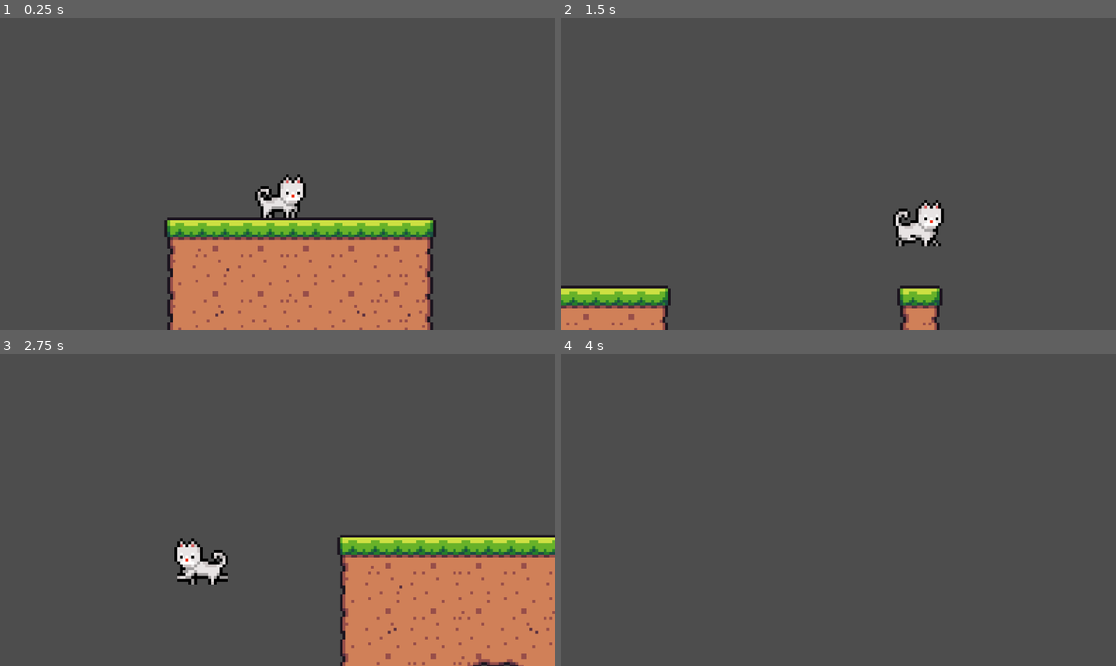
Above: before the commit, frames 1-4 (two rows, left to right).
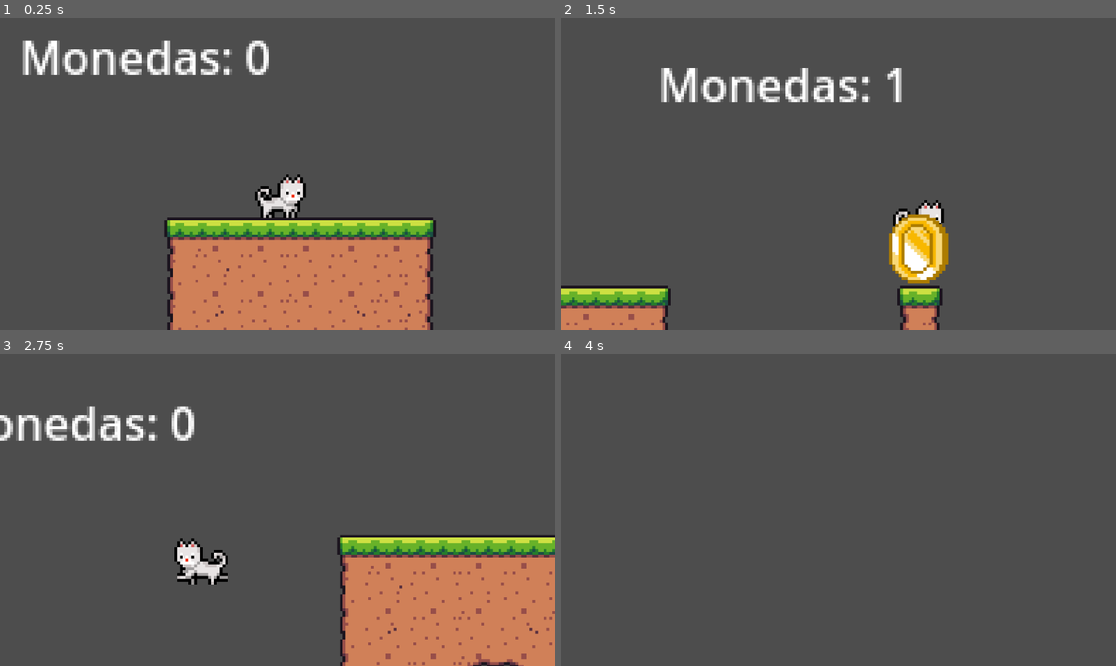
Above: after the commit, the same moments.

Repository: JorvisGS/Mayo_fio_erick_jorvis
Game: Godot game, scene res://Assests/mundos/pruebas/cajaarena.tscn
Two runs of this game, one before a commit and one after it. Both use one fixed random seed, a clock stepped at 60 frames per second and the inputs below. This scene is started directly instead of the project's main scene.
Inputs:
- Up to frame 1 (0.25 s): no input
- Up to frame 2 (1.5 s): hold D (derecha) from 0.53 s (still down); tap W (saltar) at 0.77 s
- Up to frame 3 (2.75 s): tap W (saltar) at 1.52 s; release D (derecha) at 2.03 s; hold A (izquierda) from 2.03 s (still down)
- Up to frame 4 (4 s): release A (izquierda) at 2.78 s; hold D (derecha) from 2.78 s (still down); tap W (saltar) at 3.02, 3.77 s

The runs differ from the first frame. In frame 1, 2.5% of the frame differs, in the area x 4-49%, y 7-19%; in frame 2, 4.4%, in the area x 18-70%, y 16-86%; in frame 3, 1.8%; in frame 4, nothing differs.

Commit message:
cambios monedas
cambios moneda

Diff:
--- a/Assests/GatoBlanco/gato.gd
+++ b/Assests/GatoBlanco/gato.gd
@@ -4,6 +4,12 @@
 @export var gravedad = 100
 @export var salto = 50
 @export var velocidad = 100
+@onready var moneda_label=$Label
+var coin_count = 0
+
+func _on_moneda_collected():
+	coin_count += 1
+	moneda_label.text="Monedas: "+ str(coin_count)
 
 
 #animaciones
@@ -52,3 +58,7 @@
 		quieto(true)
 
 	move_and_slide()
+
+
+func _on_area_2d_body_entered(body: Node2D) -> void:
+	pass # Replace with function body.
--- /dev/null
+++ b/Assests/monedas/moneda.gd
@@ -0,0 +1,16 @@
+extends Area2D
+# Called when the node enters the scene tree for the first time.
+
+signal collected
+
+func _ready():
+	connect("body_entered", _on_body_entered)
+
+func _on_body_entered(body):
+	if body.name == "CharacterBody2D":  # or check for group if you use groups
+		emit_signal("collected")
+		var tween = create_tween()
+		tween.tween_property(self, "position", position + Vector2(0, -30), 0.5)
+		tween.tween_property(self, "modulate:a", 0.0, 0.5)
+		tween.tween_callback(queue_free)
+		#queue_free()  # remove the coin
--- /dev/null
+++ b/Assests/monedas/moneda.tscn
@@ -0,0 +1,17 @@
+[gd_scene load_steps=4 format=3 uid="uid://cbc4hx7etsgip"]
+
+[ext_resource type="Texture2D" uid="uid://kiypp8jyuf4v" path="res://Assests/monedas/porfa.png" id="1_v3354"]
+[ext_resource type="Script" path="res://Assests/monedas/moneda.gd" id="2_jjkg8"]
+
+[sub_resource type="CircleShape2D" id="CircleShape2D_jquf5"]
+
+[node name="moneda" type="Area2D"]
+script = ExtResource("2_jjkg8")
+
+[node name="CollisionShape2D" type="CollisionShape2D" parent="."]
+scale = Vector2(1.5, 1.5)
+shape = SubResource("CircleShape2D_jquf5")
+
+[node name="Sprite2D" type="Sprite2D" parent="."]
+scale = Vector2(0.05, 0.05)
+texture = ExtResource("1_v3354")
--- a/Assests/mundos/pruebas/cajaarena.tscn
+++ b/Assests/mundos/pruebas/cajaarena.tscn
@@ -1,9 +1,10 @@
-[gd_scene load_steps=7 format=4 uid="uid://0lq3ywraog88"]
+[gd_scene load_steps=9 format=4 uid="uid://0lq3ywraog88"]
 
 [ext_resource type="Texture2D" uid="uid://dlqe1g8jivv2o" path="res://Assests/Terreno/normal/Terrain (16 x 16).png" id="1_ycbdb"]
 [ext_resource type="PackedScene" uid="uid://dad3gyq7o4s6e" path="res://Assests/GatoBlanco/Gato.tscn" id="2_78jwu"]
 [ext_resource type="PackedScene" uid="uid://cquxox3bwajai" path="res://Assests/enemigos/Slime/Slime_2d.tscn" id="3_5lg8y"]
 [ext_resource type="PackedScene" uid="uid://bgtmb42f6nbij" path="res://Assests/scenas/zona_muerte.tscn" id="4_bl8uy"]
+[ext_resource type="PackedScene" uid="uid://cbc4hx7etsgip" path="res://Assests/monedas/moneda.tscn" id="5_jtmfv"]
 
 [sub_resource type="TileSetAtlasSource" id="TileSetAtlasSource_khkvf"]
 texture = ExtResource("1_ycbdb")
@@ -306,6 +307,8 @@
 terrain_set_0/terrain_0/color = Color(0.695809, 0.146023, 1.92523e-07, 1)
 sources/0 = SubResource("TileSetAtlasSource_khkvf")
 
+[sub_resource type="LabelSettings" id="LabelSettings_7uwv6"]
+
 [node name="Node2D" type="Node2D"]
 
 [node name="TileMapLayer" type="TileMapLayer" parent="."]
@@ -315,6 +318,14 @@
 [node name="CharacterBody2D" parent="." instance=ExtResource("2_78jwu")]
 position = Vector2(152, 65)
 collision_layer = 2
+
+[node name="Label" type="Label" parent="CharacterBody2D"]
+offset_left = -91.0
+offset_top = -53.0
+offset_right = -2.0
+offset_bottom = -30.0
+text = "Monedas: 0"
+label_settings = SubResource("LabelSettings_7uwv6")
 
 [node name="Camera2D" type="Camera2D" parent="CharacterBody2D"]
 zoom = Vector2(5.875, 5.875)
@@ -326,3 +337,24 @@
 position = Vector2(372, 113)
 
 [node name="ZonaMuerte" parent="." instance=ExtResource("4_bl8uy")]
+
+[node name="monedas" type="Node2D" parent="."]
+
+[node name="moneda" parent="monedas" instance=ExtResource("5_jtmfv")]
+position = Vector2(295, 69)
+collision_layer = 2
+collision_mask = 2
+
+[node name="moneda2" parent="monedas" instance=ExtResource("5_jtmfv")]
+position = Vector2(546, 94)
+collision_layer = 2
+collision_mask = 2
+
+[node name="moneda3" parent="monedas" instance=ExtResource("5_jtmfv")]
+position = Vector2(439, 68)
+collision_layer = 2
+collision_mask = 2
+
+[connection signal="collected" from="monedas/moneda" to="CharacterBody2D" method="_on_moneda_collected"]
+[connection signal="collected" from="monedas/moneda2" to="CharacterBody2D" method="_on_moneda_collected"]
+[connection signal="collected" from="monedas/moneda3" to="CharacterBody2D" method="_on_moneda_collected"]
Binary file added: Assests/monedas/porfa.png
Not shown, added: Assests/monedas/porfa.png.import
